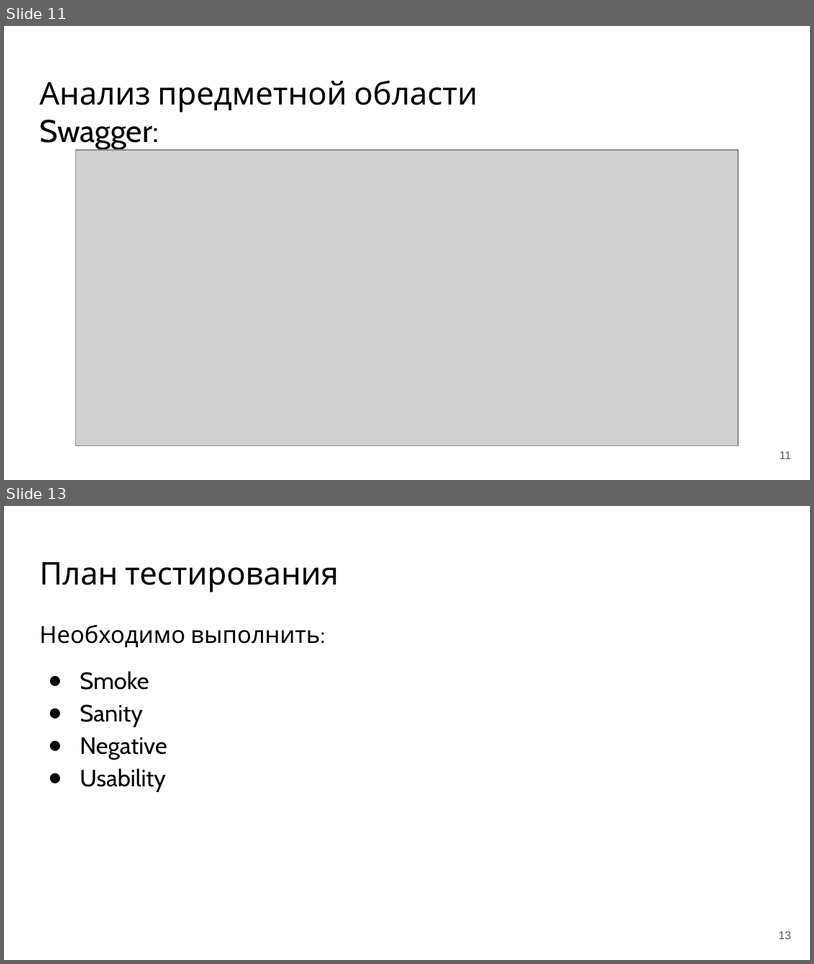
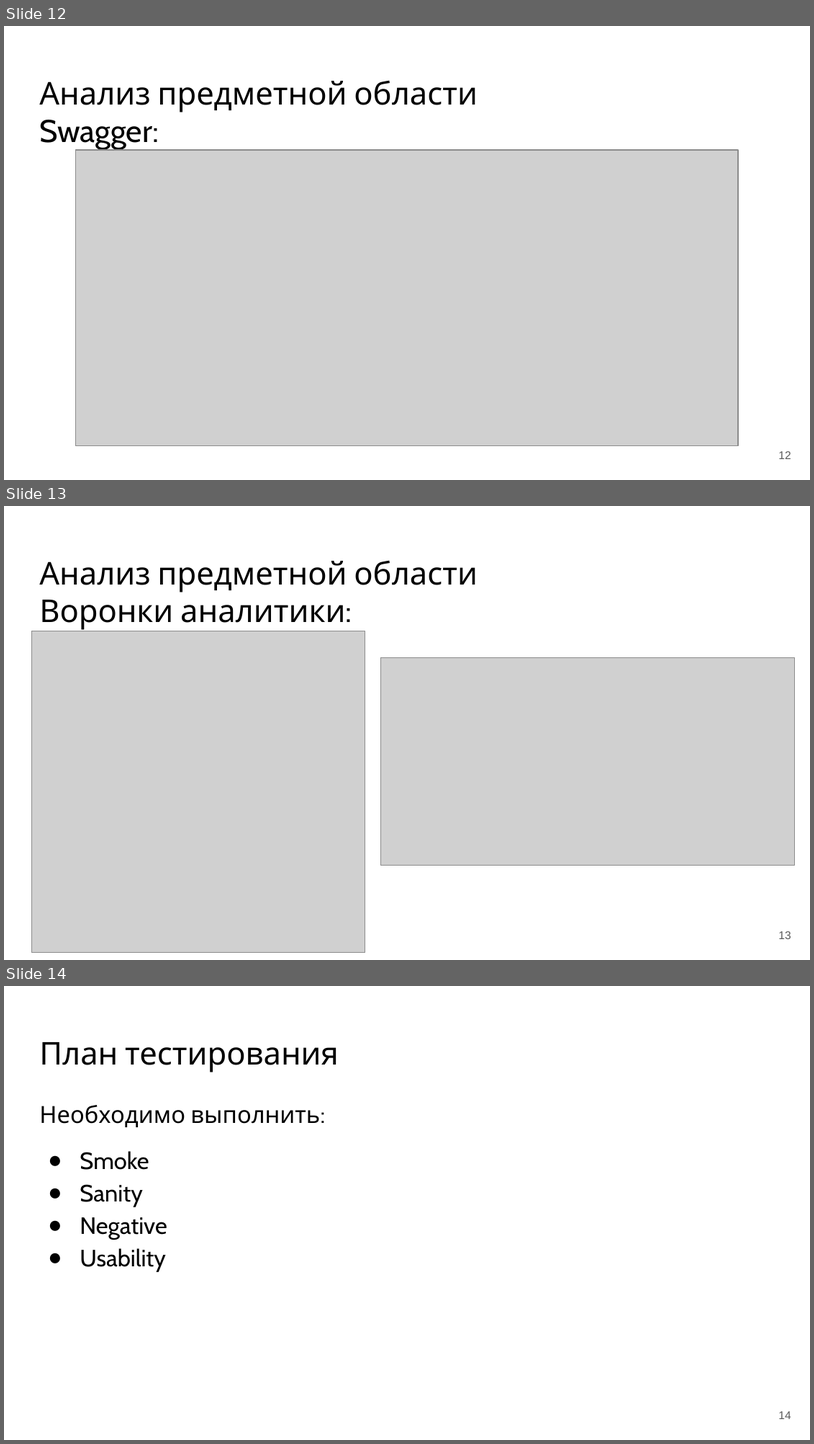
Before and after one commit to Zeleboba99/school-board, a slide deck: Документация/Презентация.pptx. Shown one above the other, each under a label of ours: slides 11 and 13 before the commit, slides 12, 13 and 14 after it; the slides between them are not shown. The pictures are 814x964 and 814x1444 pixels, drawn with LibreOffice and Linux fonts; fonts in the diff are those of the drawing; grey boxes stand for pictures. Boxes give left, top, right and bottom in pixels: in the first picture for what was removed or moved away, otherwise in the second. Text is boxed around its words. In the diff, an @@ line names an element or a change of style, - is before the commit and + after.

```diff
--- a/Документация/Презентация.pptx
+++ b/Документация/Презентация.pptx
@@ slide 13 added at <box>4,506,810,960</box>, background #FFFFFF @@
@@ title added at <box>39,560,478,630</box>, 28 pt, text #000000 @@
+Анализ предметной области
+Воронки аналитики:
@@ picture added at <box>31,631,365,952</box> @@
@@ picture added at <box>381,658,795,865</box> @@
@@ page number added at <box>779,931,791,939</box>, 10 pt, text #595959 @@
+13
@@ what was slide 11 is now slide 12 @@
@@ page number at <box>779,451,791,459</box>: text changed @@
-11
+12
@@ what was slide 13 is now slide 14 @@
@@ page number at <box>779,1411,791,1419</box>: text changed @@
-13
+14
```
Also in this commit, not shown: 1 other slide added, 1 slide removed, 1 other file.
